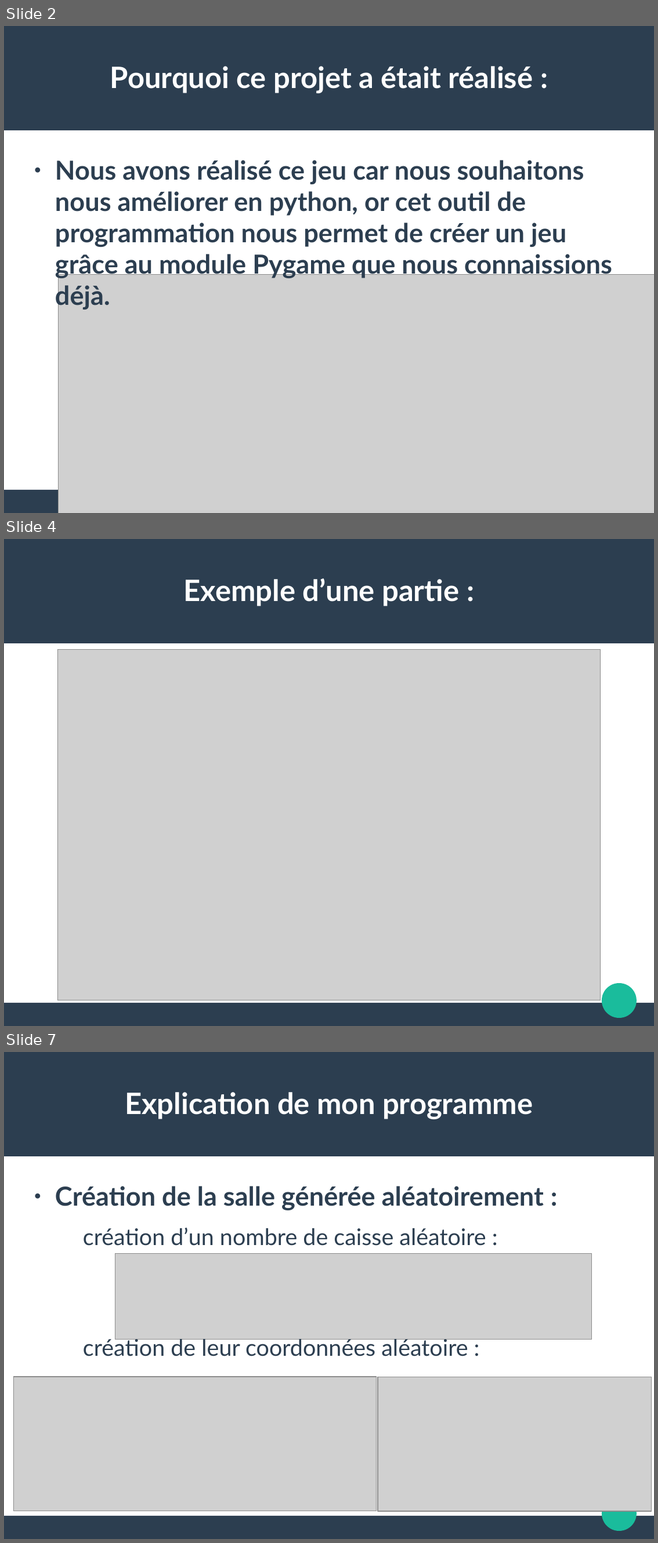
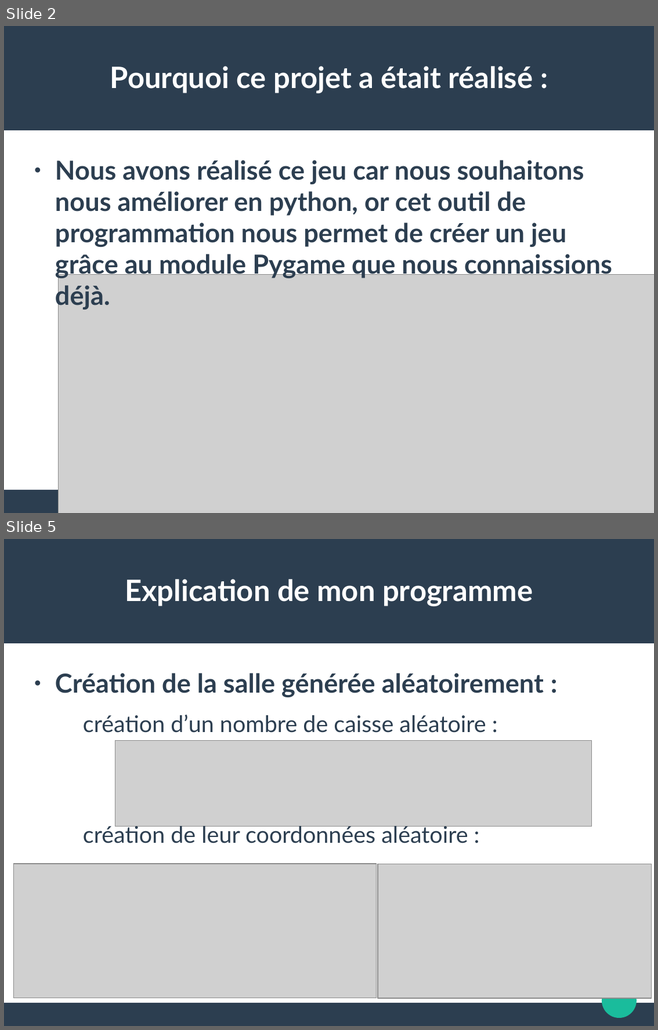
Before and after one commit to matthieurobert/Projet-ISN, a slide deck: Dossier_clément/Présentation_Clément_LAYMAJOUX.odp. Shown one above the other, each under a label of ours: slides 2, 4 and 7 before the commit, slides 2 and 5 after it; the slides between them are not shown. The pictures are 658x1543 and 658x1030 pixels, drawn with LibreOffice and Linux fonts; fonts in the diff are those of the drawing; grey boxes stand for pictures. Boxes give left, top, right and bottom in pixels: in the first picture for what was removed or moved away, otherwise in the second. Text is boxed around its words. In the diff, an @@ line names an element or a change of style, - is before the commit and + after.

```diff
--- a/Dossier_clément/Présentation_Clément_LAYMAJOUX.odp
+++ b/Dossier_clément/Présentation_Clément_LAYMAJOUX.odp
@@ slide 4 removed at box(4, 539, 654, 1026), background #FFFFFF; not listed: 3 template elements that a slide beside it also shows @@
@@ title removed at box(184, 578, 459, 606) @@
-Exemple d’une partie :
@@ picture removed at box(57, 650, 601, 1001) @@
@@ what was slide 7 is now slide 5 @@
```
Also in this commit, not shown: 2 slides changed, 1 other slide removed, 2 other files.
